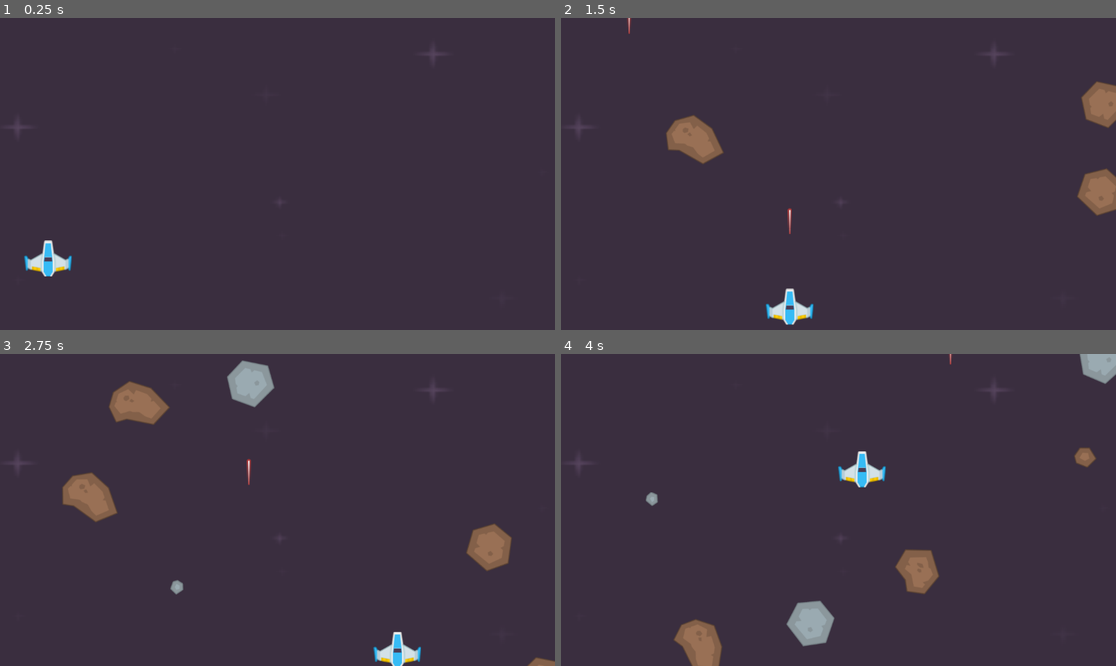
Above: before the commit, frames 1-4 (two rows, left to right).
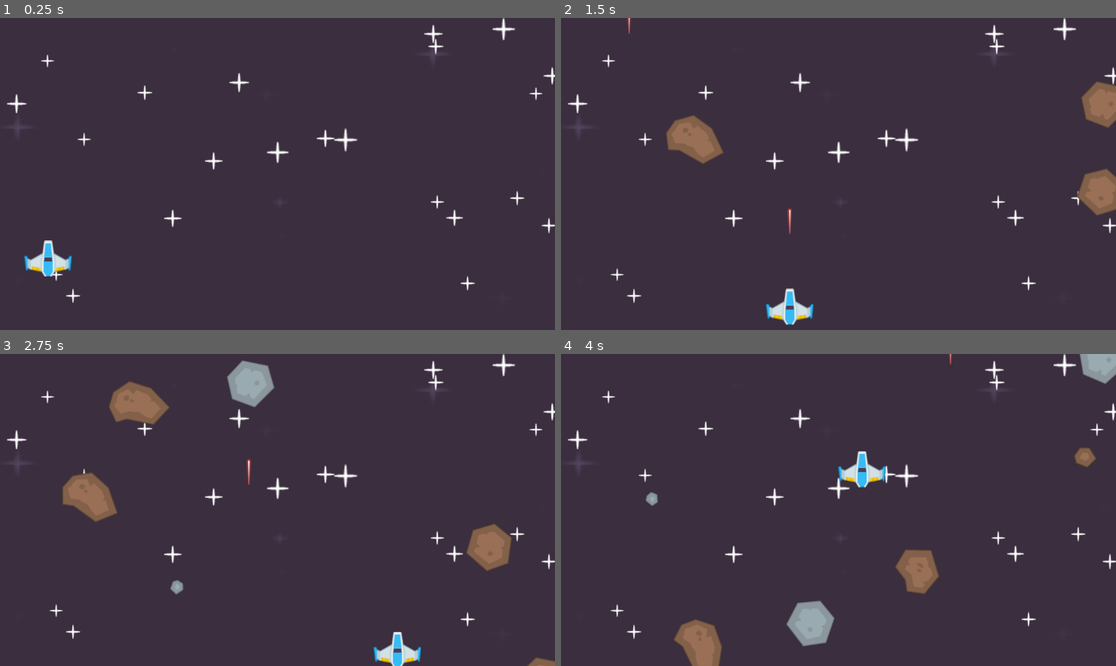
Above: after the commit, the same moments.

Repository: Bushra-gh/Space-Shooter
Game: Godot game, scene res://scenes/level.tscn
Two runs of this game, one before a commit and one after it. Both use one fixed random seed, a clock stepped at 60 frames per second and the inputs below.
Inputs:
- Up to frame 1 (0.25 s): no input
- Up to frame 2 (1.5 s): tap Enter at 0.5 s; hold Right (ui_right) 0.53-1.28 s; tap Space (shoot) at 0.6, 1.35 s; hold Down (ui_down) from 1.28 s (still down)
- Up to frame 3 (2.75 s): release Down (ui_down) at 2.03 s; hold Right (ui_right) from 2.03 s (still down); tap Space (shoot) at 2.1 s
- Up to frame 4 (4 s): release Right (ui_right) at 2.78 s; hold Up (ui_up) 2.78-3.53 s; tap Space (shoot) at 2.85, 3.6 s; hold Left (ui_left) from 3.53 s (still down)

The runs differ from the first frame. In frame 1, 1.0% of the frame differs, in the area x 1-100%, y 0-92%; in frame 2, 1.0%; in frame 3, 1.0%; in frame 4, 1.0%.

Commit message:
added stars

Diff:
--- a/scenes/level.gd
+++ b/scenes/level.gd
@@ -2,6 +2,21 @@
 
 var meteor_scene: PackedScene = load("res://scenes/meteor.tscn")
 var laser_scene: PackedScene = load("res://scenes/laser.tscn")
+
+func _ready() -> void:
+	var size := get_viewport().get_visible_rect().size
+	var rng := RandomNumberGenerator.new()
+	for star in $Stars.get_children():
+		var random_x = rng.randi_range(0,size.x)
+		var random_y = rng.randi_range(0,size.y)
+		star.position = Vector2(random_x, random_y)
+
+		var random_scale = rng.randf_range(1,2)
+		star.scale = Vector2(random_scale,random_scale)
+
+		star.speed_scale = rng.randf_range(0.6,1.4)
+
+
 func _on_meteor_timer_timeout() -> void:
 	var meteor = meteor_scene.instantiate()
 
--- a/scenes/level.tscn
+++ b/scenes/level.tscn
@@ -3,6 +3,18 @@
 [ext_resource type="Script" uid="uid://dyys16d60e4g2" path="res://scenes/level.gd" id="1_mx8sn"]
 [ext_resource type="Texture2D" uid="uid://clkn5y4leobw2" path="res://Backgrounds/darkPurple.png" id="1_w8frs"]
 [ext_resource type="PackedScene" uid="uid://wps0hpecyxnr" path="res://scenes/player.tscn" id="2_mx8sn"]
+[ext_resource type="Texture2D" uid="uid://clit773u1osqs" path="res://PNG/Effects/star1.png" id="3_ppgk2"]
+
+[sub_resource type="SpriteFrames" id="SpriteFrames_klq6b"]
+animations = [{
+"frames": [{
+"duration": 1.0,
+"texture": ExtResource("3_ppgk2")
+}],
+"loop": true,
+"name": &"default",
+"speed": 40.0
+}]
 
 [sub_resource type="RectangleShape2D" id="RectangleShape2D_w8frs"]
 size = Vector2(149, 655)
@@ -17,6 +29,122 @@
 position = Vector2(589.25, 382)
 scale = Vector2(5.59961, 3.9960938)
 texture = ExtResource("1_w8frs")
+
+[node name="Stars" type="Node2D" parent="." unique_id=1599490006]
+
+[node name="AnimatedSprite2D" type="AnimatedSprite2D" parent="Stars" unique_id=1950028778]
+sprite_frames = SubResource("SpriteFrames_klq6b")
+autoplay = "default"
+frame_progress = 0.10291692
+
+[node name="AnimatedSprite2D19" type="AnimatedSprite2D" parent="Stars" unique_id=459720355]
+sprite_frames = SubResource("SpriteFrames_klq6b")
+autoplay = "default"
+frame_progress = 0.10291692
+
+[node name="AnimatedSprite2D20" type="AnimatedSprite2D" parent="Stars" unique_id=791478039]
+sprite_frames = SubResource("SpriteFrames_klq6b")
+autoplay = "default"
+frame_progress = 0.10291692
+
+[node name="AnimatedSprite2D21" type="AnimatedSprite2D" parent="Stars" unique_id=787583527]
+sprite_frames = SubResource("SpriteFrames_klq6b")
+autoplay = "default"
+frame_progress = 0.10291692
+
+[node name="AnimatedSprite2D22" type="AnimatedSprite2D" parent="Stars" unique_id=489400348]
+sprite_frames = SubResource("SpriteFrames_klq6b")
+autoplay = "default"
+frame_progress = 0.10291692
+
+[node name="AnimatedSprite2D2" type="AnimatedSprite2D" parent="Stars" unique_id=177271098]
+position = Vector2(-2.75, 4)
+scale = Vector2(0.78, 0.6666667)
+sprite_frames = SubResource("SpriteFrames_klq6b")
+autoplay = "default"
+frame_progress = 0.4534045
+
+[node name="AnimatedSprite2D3" type="AnimatedSprite2D" parent="Stars" unique_id=1028350657]
+sprite_frames = SubResource("SpriteFrames_klq6b")
+autoplay = "default"
+frame_progress = 0.110728376
+
+[node name="AnimatedSprite2D4" type="AnimatedSprite2D" parent="Stars" unique_id=2029981984]
+sprite_frames = SubResource("SpriteFrames_klq6b")
+autoplay = "default"
+frame_progress = 0.110728376
+
+[node name="AnimatedSprite2D5" type="AnimatedSprite2D" parent="Stars" unique_id=1723002694]
+sprite_frames = SubResource("SpriteFrames_klq6b")
+autoplay = "default"
+frame_progress = 0.110728376
+
+[node name="AnimatedSprite2D6" type="AnimatedSprite2D" parent="Stars" unique_id=1385307028]
+sprite_frames = SubResource("SpriteFrames_klq6b")
+autoplay = "default"
+frame_progress = 0.110728376
+
+[node name="AnimatedSprite2D7" type="AnimatedSprite2D" parent="Stars" unique_id=376707203]
+sprite_frames = SubResource("SpriteFrames_klq6b")
+autoplay = "default"
+frame_progress = 0.110728376
+
+[node name="AnimatedSprite2D8" type="AnimatedSprite2D" parent="Stars" unique_id=382066530]
+sprite_frames = SubResource("SpriteFrames_klq6b")
+autoplay = "default"
+frame_progress = 0.110728376
+
+[node name="AnimatedSprite2D9" type="AnimatedSprite2D" parent="Stars" unique_id=888395337]
+sprite_frames = SubResource("SpriteFrames_klq6b")
+autoplay = "default"
+frame_progress = 0.110728376
+
+[node name="AnimatedSprite2D10" type="AnimatedSprite2D" parent="Stars" unique_id=1726507575]
+sprite_frames = SubResource("SpriteFrames_klq6b")
+autoplay = "default"
+frame_progress = 0.110728376
+
+[node name="AnimatedSprite2D11" type="AnimatedSprite2D" parent="Stars" unique_id=461731060]
+sprite_frames = SubResource("SpriteFrames_klq6b")
+autoplay = "default"
+frame_progress = 0.110728376
+
+[node name="AnimatedSprite2D12" type="AnimatedSprite2D" parent="Stars" unique_id=1341705344]
+sprite_frames = SubResource("SpriteFrames_klq6b")
+autoplay = "default"
+frame_progress = 0.110728376
+
+[node name="AnimatedSprite2D13" type="AnimatedSprite2D" parent="Stars" unique_id=701374767]
+sprite_frames = SubResource("SpriteFrames_klq6b")
+autoplay = "default"
+frame_progress = 0.110728376
+
+[node name="AnimatedSprite2D14" type="AnimatedSprite2D" parent="Stars" unique_id=594255881]
+sprite_frames = SubResource("SpriteFrames_klq6b")
+autoplay = "default"
+frame_progress = 0.110728376
+
+[node name="AnimatedSprite2D15" type="AnimatedSprite2D" parent="Stars" unique_id=1014616286]
+sprite_frames = SubResource("SpriteFrames_klq6b")
+autoplay = "default"
+frame_progress = 0.110728376
+
+[node name="AnimatedSprite2D16" type="AnimatedSprite2D" parent="Stars" unique_id=893115924]
+sprite_frames = SubResource("SpriteFrames_klq6b")
+autoplay = "default"
+frame_progress = 0.110728376
+
+[node name="AnimatedSprite2D17" type="AnimatedSprite2D" parent="Stars" unique_id=1002546381]
+position = Vector2(0, -1)
+sprite_frames = SubResource("SpriteFrames_klq6b")
+autoplay = "default"
+frame_progress = 0.110728376
+
+[node name="AnimatedSprite2D18" type="AnimatedSprite2D" parent="Stars" unique_id=1208831076]
+position = Vector2(-11, -18)
+sprite_frames = SubResource("SpriteFrames_klq6b")
+autoplay = "default"
+frame_progress = 0.110728376
 
 [node name="Player" parent="." unique_id=62252219 instance=ExtResource("2_mx8sn")]
 position = Vector2(716, 504)
@@ -34,7 +162,7 @@
 collision_layer = 4
 
 [node name="CollisionShape2D" type="CollisionShape2D" parent="Borders/StaticBody2D2" unique_id=200143499]
-position = Vector2(-76, 320)
+position = Vector2(-75, 325)
 shape = SubResource("RectangleShape2D_w8frs")
 
 [node name="StaticBody2D3" type="StaticBody2D" parent="Borders" unique_id=1468482559]
